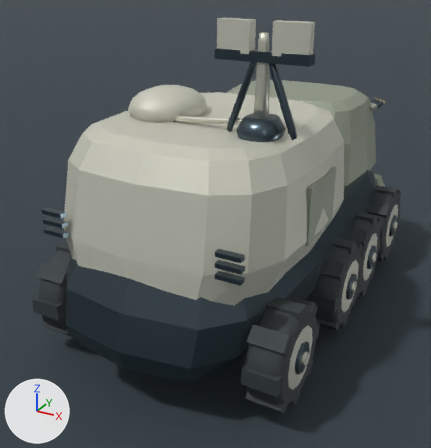
Renders of the Blender file content/source-art/overlordcommandhq-rigged.blend from each side of a commit.
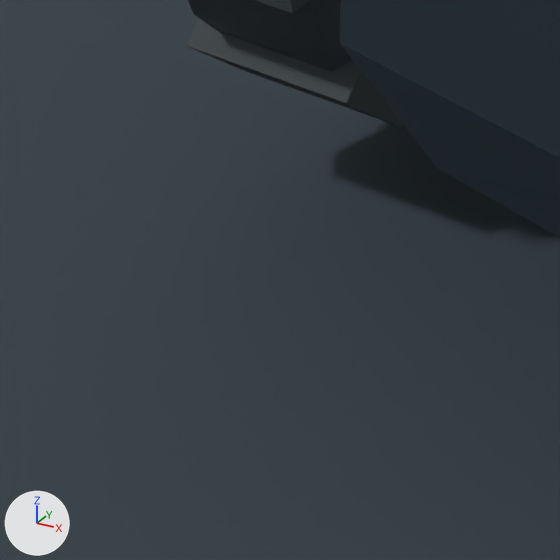
The first picture shows the older version from a 50 mm lens placed at (2.43, -5.06, 3.28), pointed at (-0.18, -0.31, 0.91). The close-ups show the older and then the newer version on the part from 3% to 23% of the width and 71% to 90% of the height of that picture. Only the edits that show in the close-ups are written down. Arrows for +X, +Y and +Z are at lower left; the lights stay in place.

In view in the first close-up: 'OverlordCommandHQArmor_ContinuousChassis', 'OverlordCommandHQWheel_Rear_L_TireCarcass', 'OverlordCommandHQWheel_Rear_L_TreadBlocks', 'PreviewFloor'.
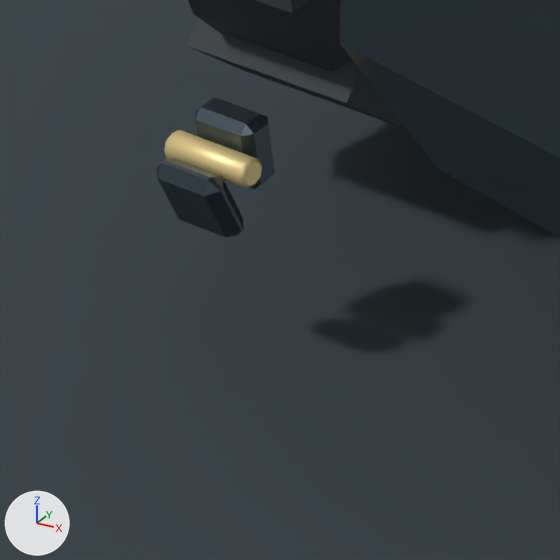
Where the change shows, as pixel boxes (x1, y1, x2, y2) in the close-ups (560 x 560 px):
'OverlordCommandHQArmor_RearShackle_ShackleLoop_1', added: after (156, 158, 244, 237)
'OverlordCommandHQArmor_RearShackle_ShackleBracket_1', added: after (195, 97, 274, 189)
'OverlordCommandHQArmor_RearShackle_ShacklePin_1', added (yellow): after (164, 130, 262, 188)

The change, as a diff of the scene's bpy script:
```diff
--- a/content/source-art/overlordcommandhq-rigged.blend.py
+++ b/content/source-art/overlordcommandhq-rigged.blend.py
@@ me_cube_118 @@
+me_cube_118.from_pydata(...)  # 24 vertices, 26 faces; spans x -0.0552..0.0552, y -0.0296..0.0296, z -0.055..0.055
+me_cube_118.materials.append(mat_overlordcommandhq_gunmetal)  # greyish blue #4b5961
@@ me_cylinder_100 @@
+me_cylinder_100.from_pydata(...)  # 48 vertices, 50 faces; spans x -0.069..0.069, y -0.0197..0.0197, z -0.0197..0.0197
+me_cylinder_100.materials.append(mat_overlordcommandhq_warning)  # yellow #ebd394
@@ me_cube_117 @@
+me_cube_117.from_pydata(...)  # 24 vertices, 26 faces; spans x -0.051..0.051, y -0.025..0.025, z -0.051..0.051
+me_cube_117.materials.append(mat_overlordcommandhq_gunmetal)  # greyish blue #4b5961
@@ ob_overlordcommandhqarmor_rearshackle_shackleloop_1 @@
+ob_overlordcommandhqarmor_rearshackle_shackleloop_1 = bpy.data.objects.new('OverlordCommandHQArmor_RearShackle_ShackleLoop_1', me_cube_118)
+ob_overlordcommandhqarmor_rearshackle_shackleloop_1.location = (-0.893, -2.038, 0.258)
@@ ob_overlordcommandhqarmor_rearshackle_shacklepin_1 @@
+ob_overlordcommandhqarmor_rearshackle_shacklepin_1 = bpy.data.objects.new('OverlordCommandHQArmor_RearShackle_ShacklePin_1', me_cylinder_100)
+ob_overlordcommandhqarmor_rearshackle_shacklepin_1.location = (-0.893, -2.008, 0.3)
@@ ob_overlordcommandhqarmor_rearshackle_shacklebracket_1 @@
+ob_overlordcommandhqarmor_rearshackle_shacklebracket_1 = bpy.data.objects.new('OverlordCommandHQArmor_RearShackle_ShackleBracket_1', me_cube_117)
+ob_overlordcommandhqarmor_rearshackle_shacklebracket_1.location = (-0.893, -1.968, 0.3)
```
